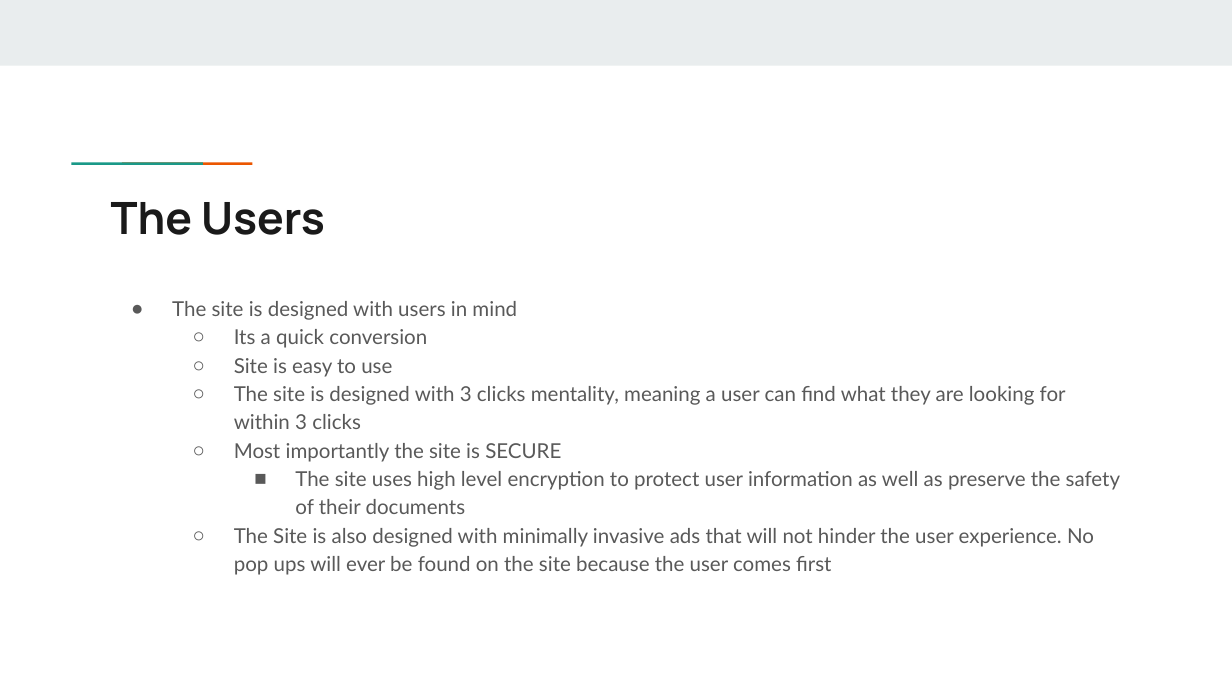
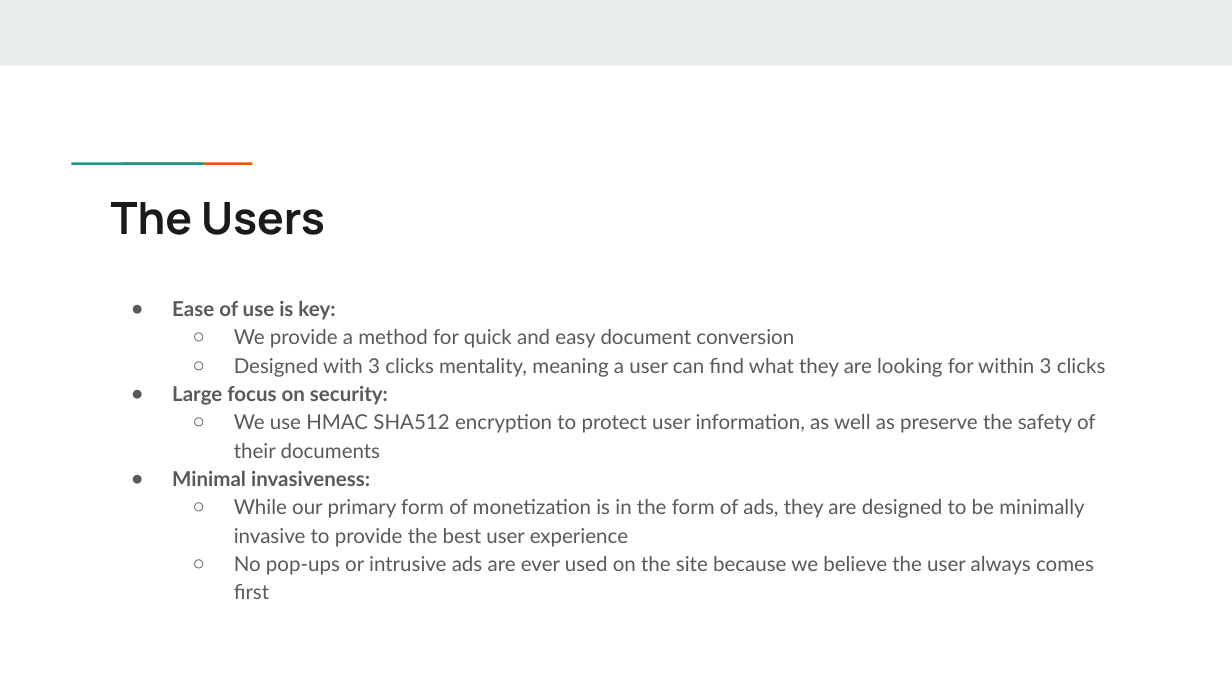
Before and after one commit to charlieboggus/PDFBox, a slide deck: slide 3 of 3610 Presentation.pptx. Drawn at 1232x693 pixels with LibreOffice and Linux fonts; fonts in the diff are those of the drawing. Boxes give left, top, right and bottom in pixels: in the first picture for what was removed or moved away, otherwise in the second. Text is boxed around its words. In the diff, an @@ line names an element or a change of style, - is before the commit and + after.

```diff
--- a/3610 Presentation.pptx
+++ b/3610 Presentation.pptx
@@ text at (172, 300, 1106, 575): text changed @@
-● The site is designed with users in mind
-  ○ Its a quick conversion
-  ○ Site is easy to use
-  ○ The site is designed with 3 clicks mentality, meaning a user can find what they are looking for within 3 clicks
-  ○ Most importantly the site is SECURE
-    ■ The site uses high level encryption to protect user information as well as preserve the safety of their documents
-  ○ The Site is also designed with minimally invasive ads that will not hinder the user experience. No pop ups will ever be found on the site because the user comes first
+● Ease of use is key:
+  ○ We provide a method for quick and easy document conversion
+  ○ Designed with 3 clicks mentality, meaning a user can find what they are looking for within 3 clicks
+● Large focus on security:
+  ○ We use HMAC SHA512 encryption to protect user information, as well as preserve the safety of their documents
+● Minimal invasiveness:
+  ○ While our primary form of monetization is in the form of ads, they are designed to be minimally invasive to provide the best user experience
+  ○ No pop-ups or intrusive ads are ever used on the site because we believe the user always comes first
```
Also in this commit, not shown: 3 other slides changed, 1 slide added, 1 other file.
